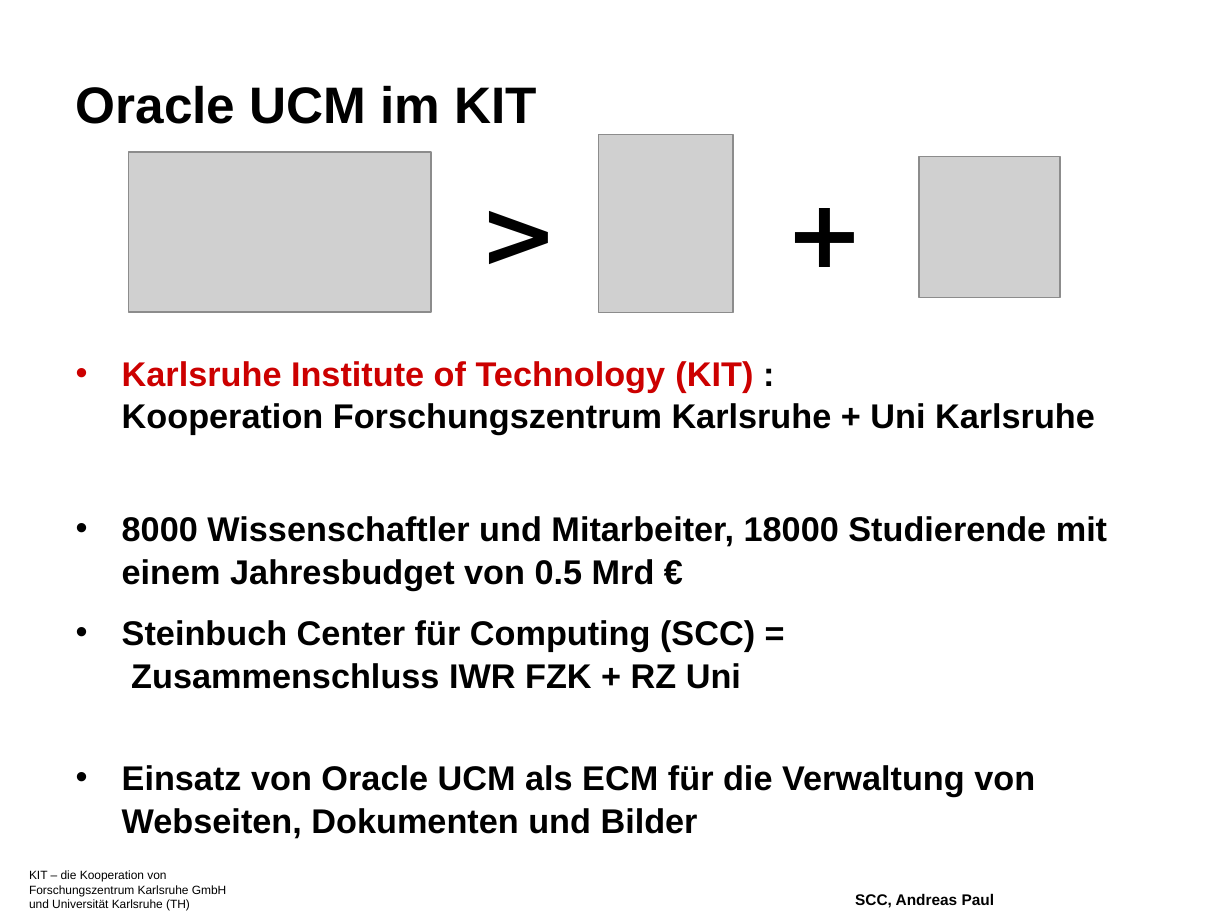
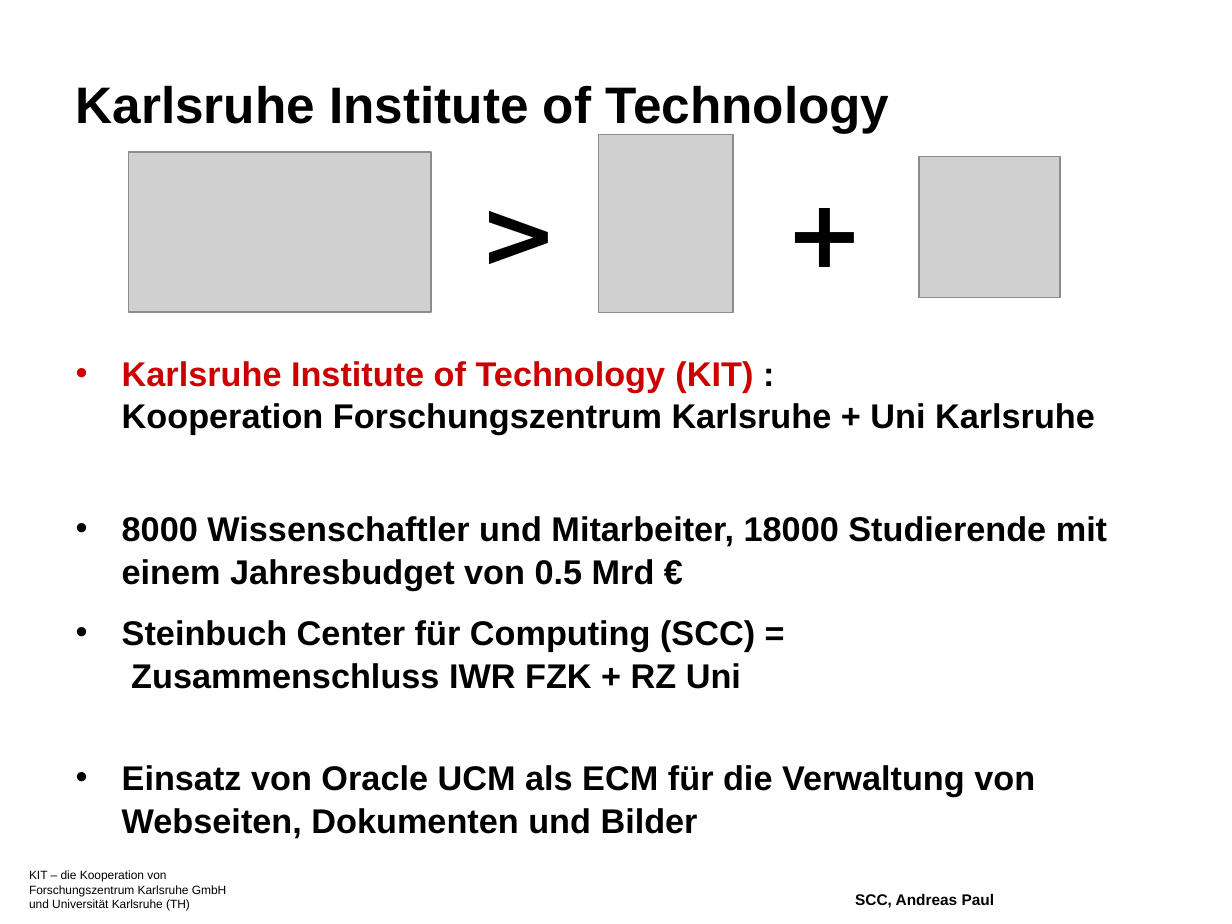
Before and after one commit to xorpaul/bachelorthesis-nagios, a slide deck: slide 3 of ppt/bachthesis-präsi-10-Aug-2009.odp. Drawn at 1232x924 pixels with LibreOffice and Linux fonts; fonts in the diff are those of the drawing; grey boxes stand for pictures; background and template pictures are left out. Boxes give left, top, right and bottom in pixels: in the first picture for what was removed or moved away, otherwise in the second. Text is boxed around its words. In the diff, an @@ line names an element or a change of style, - is before the commit and + after.

```diff
--- a/ppt/bachthesis-präsi-10-Aug-2009.odp
+++ b/ppt/bachthesis-präsi-10-Aug-2009.odp
@@ title at (x1=76, y1=85, x2=889, y2=133): text changed @@
-Oracle UCM im KIT
+Karlsruhe Institute of Technology
```
Also in this commit, not shown: 2 other slides changed, 39 other files.
